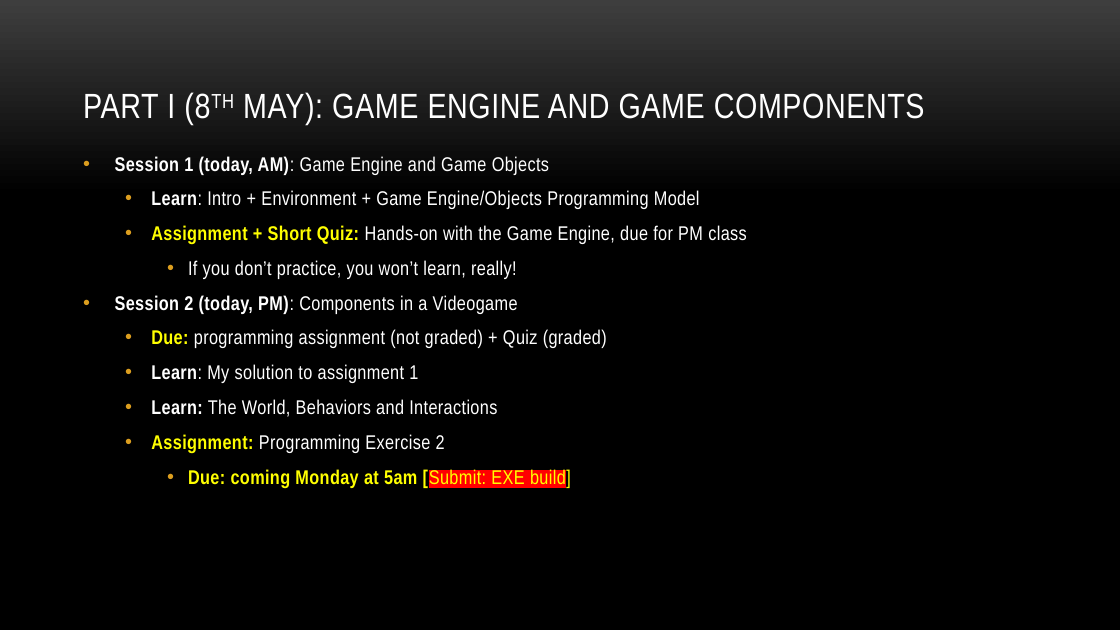
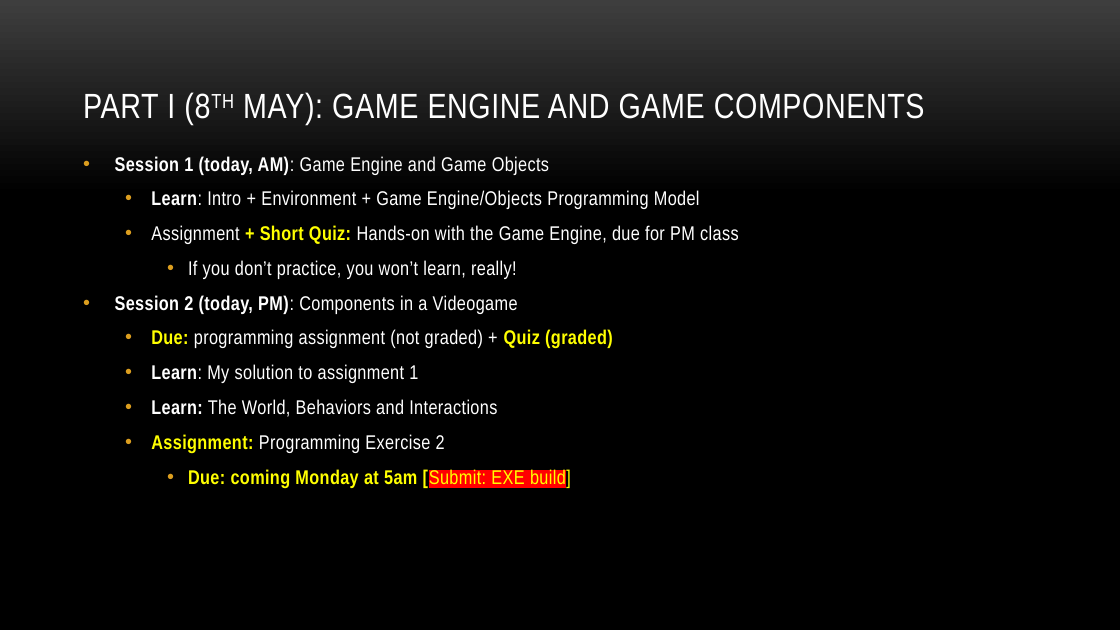
Before and after one commit to myuwbclasses/IntroGameDevelopment, a slide deck: slide 15 of PPT/Intro.pptx. Drawn at 1120x630 pixels with LibreOffice and Linux fonts; fonts in the diff are those of the drawing; background and template pictures are left out. Boxes give left, top, right and bottom in pixels: in the first picture for what was removed or moved away, otherwise in the second. Text is boxed around its words. In the diff, an @@ line names an element or a change of style, - is before the commit and + after.

```diff
--- a/PPT/Intro.pptx
+++ b/PPT/Intro.pptx
@@ text at (x1=151, y1=225, x2=739, y2=349): text colour #FFFF00 to #FFFFFF, bold off in "Assignment"; text colour #FFFFFF to #FFFF00, bold on in "Quiz (graded)" @@
```
Also in this commit, not shown: 9 other slides changed.
